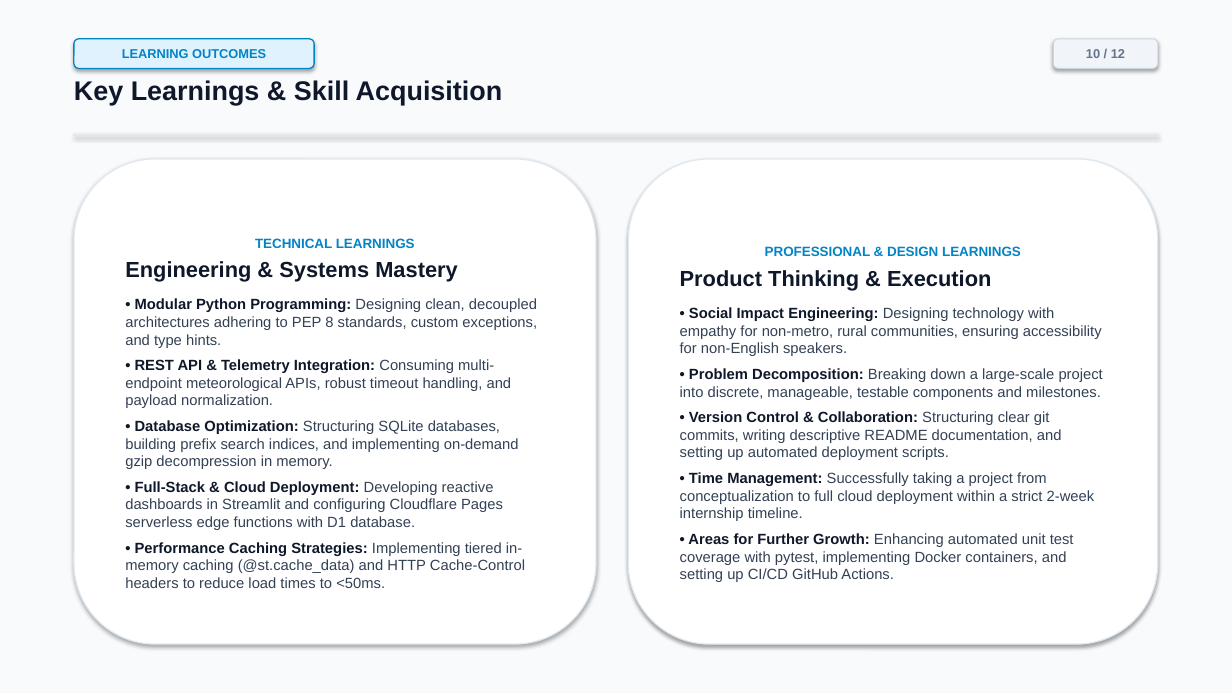
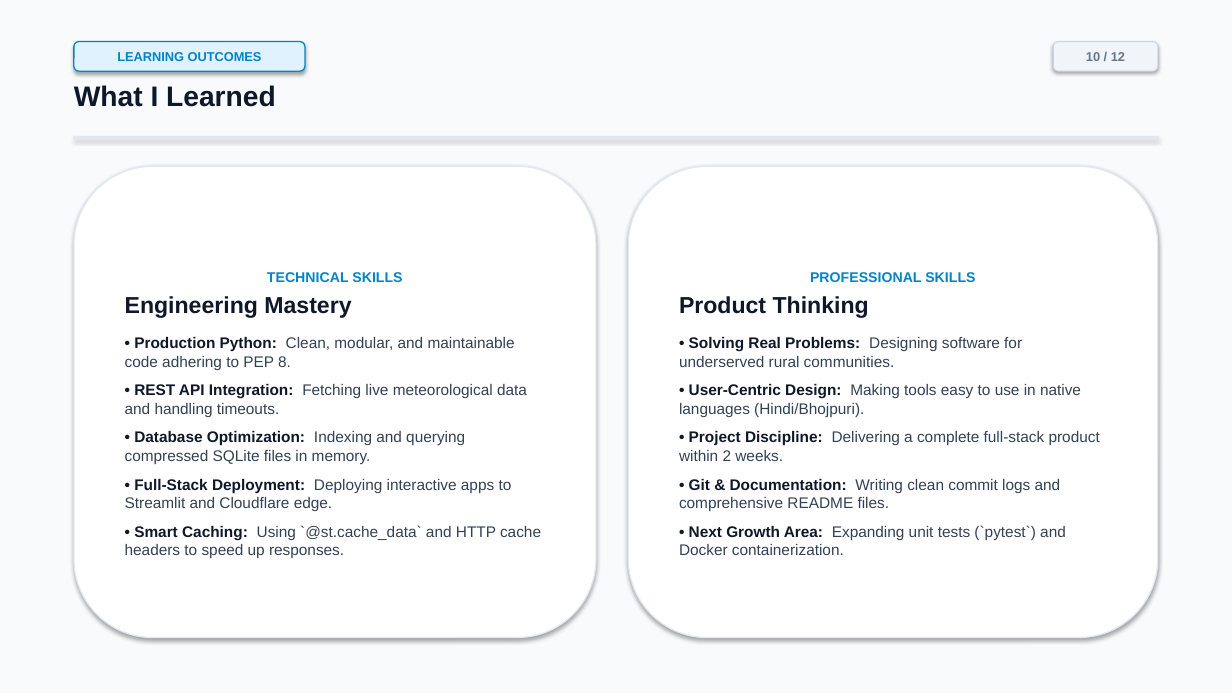
Before and after one commit to sonalikumari09/live-weather-tracker, a slide deck: slide 10 of Live_Weather_Tracker_Internship_Presentation.pptx. Drawn at 1232x693 pixels with LibreOffice and Linux fonts; fonts in the diff are those of the drawing. Boxes give left, top, right and bottom in pixels: in the first picture for what was removed or moved away, otherwise in the second. Text is boxed around its words. In the diff, an @@ line names an element or a change of style, - is before the commit and + after.

```diff
--- a/Live_Weather_Tracker_Internship_Presentation.pptx
+++ b/Live_Weather_Tracker_Internship_Presentation.pptx
@@ rounded rectangle "LEARNING OUTCOMES": place and size @@
-rounded rectangle "LEARNING OUTCOMES" at [74,39,314,68]
+rounded rectangle "LEARNING OUTCOMES" at [74,42,305,71]
@@ text at [74,85,276,107]: text changed; size 21 to 22 pt @@
-Key Learnings & Skill Acquisition
+What I Learned
@@ rounded rectangle "TECHNICAL SKILLS": place and size @@
-rounded rectangle "TECHNICAL SKILLS" at [74,159,596,644]
+rounded rectangle "TECHNICAL SKILLS" at [74,166,596,638]
@@ rounded rectangle "PROFESSIONAL SKILLS": place and size @@
-rounded rectangle "PROFESSIONAL SKILLS" at [628,159,1158,644]
+rounded rectangle "PROFESSIONAL SKILLS" at [628,166,1158,638]
@@ text in rounded rectangle at [125,272,541,558]: text changed; size 11.5 to 12 pt @@
-TECHNICAL LEARNINGS
-Engineering & Systems Mastery
-• Modular Python Programming: Designing clean, decoupled architectures adhering to PEP 8 standards, custom exceptions, and type hints.
-• REST API & Telemetry Integration: Consuming multi-endpoint meteorological APIs, robust timeout handling, and payload normalization.
-• Database Optimization: Structuring SQLite databases, building prefix search indices, and implementing on-demand gzip decompression in memory.
-• Full-Stack & Cloud Deployment: Developing reactive dashboards in Streamlit and configuring Cloudflare Pages serverless edge functions with D1 database.
-• Performance Caching Strategies: Implementing tiered in-memory caching (@st.cache_data) and HTTP Cache-Control headers to reduce load times to <50ms.
+TECHNICAL SKILLS
+Engineering Mastery
+• Production Python: Clean, modular, and maintainable code adhering to PEP 8.
+• REST API Integration: Fetching live meteorological data and handling timeouts.
+• Database Optimization: Indexing and querying compressed SQLite files in memory.
+• Full-Stack Deployment: Deploying interactive apps to Streamlit and Cloudflare edge.
+• Smart Caching: Using `@st.cache_data` and HTTP cache headers to speed up responses.
@@ text in rounded rectangle at [679,272,1100,555]: text changed; size 11.5 to 12 pt @@
-PROFESSIONAL & DESIGN LEARNINGS
-Product Thinking & Execution
-• Social Impact Engineering: Designing technology with empathy for non-metro, rural communities, ensuring accessibility for non-English speakers.
-• Problem Decomposition: Breaking down a large-scale project into discrete, manageable, testable components and milestones.
-• Version Control & Collaboration: Structuring clear git commits, writing descriptive README documentation, and setting up automated deployment scripts.
-• Time Management: Successfully taking a project from conceptualization to full cloud deployment within a strict 2-week internship timeline.
-• Areas for Further Growth: Enhancing automated unit test coverage with pytest, implementing Docker containers, and setting up CI/CD GitHub Actions.
+PROFESSIONAL SKILLS
+Product Thinking
+• Solving Real Problems: Designing software for underserved rural communities.
+• User-Centric Design: Making tools easy to use in native languages (Hindi/Bhojpuri).
+• Project Discipline: Delivering a complete full-stack product within 2 weeks.
+• Git & Documentation: Writing clean commit logs and comprehensive README files.
+• Next Growth Area: Expanding unit tests (`pytest`) and Docker containerization.
```
Also in this commit, not shown: 11 other slides changed, 18 other files.
